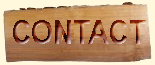
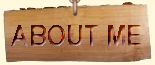
Layers edited between the first and the second 155x65 image:
added layer "Layer 1" above "ABOUT ME ME" over 67, 0, 81, 17
renamed "CONTACT" to "ABOUT ME ME", painted on it over 11, 20, 146, 46
painted on "Layer 0" over 3, 2, 152, 63
